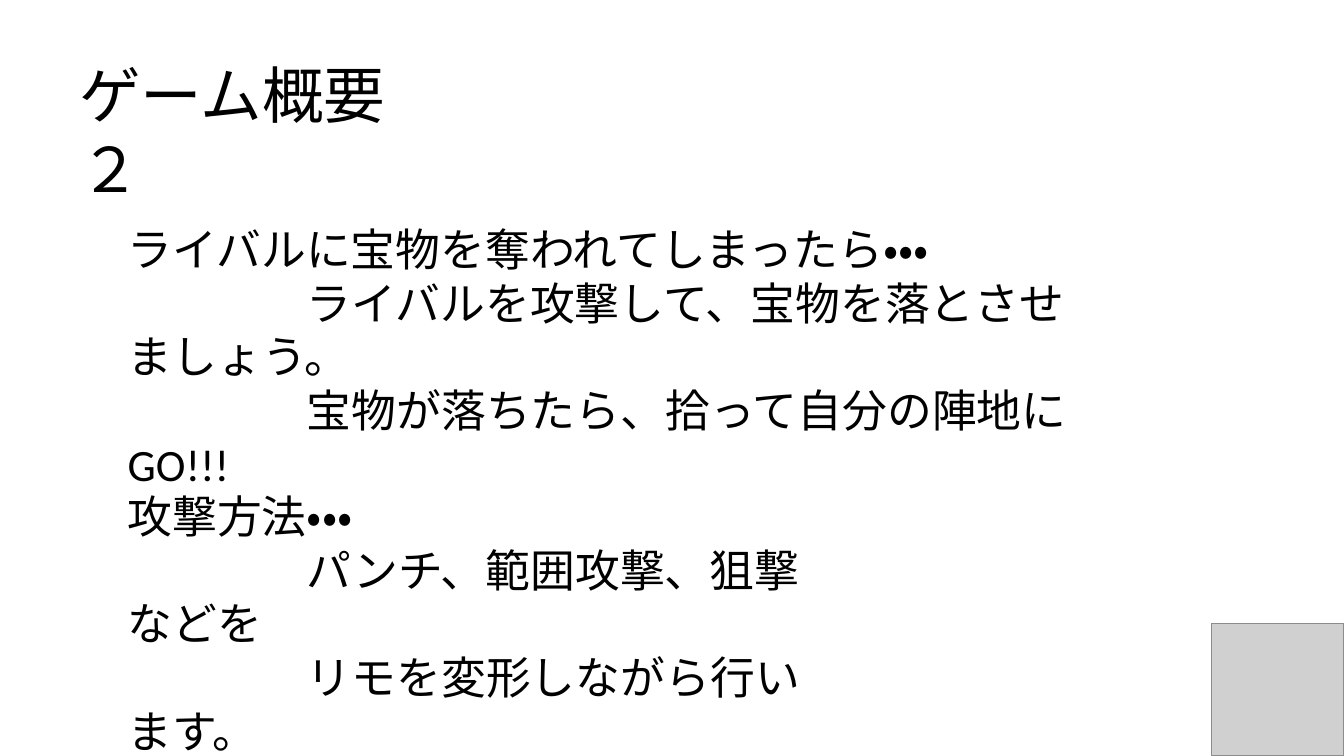
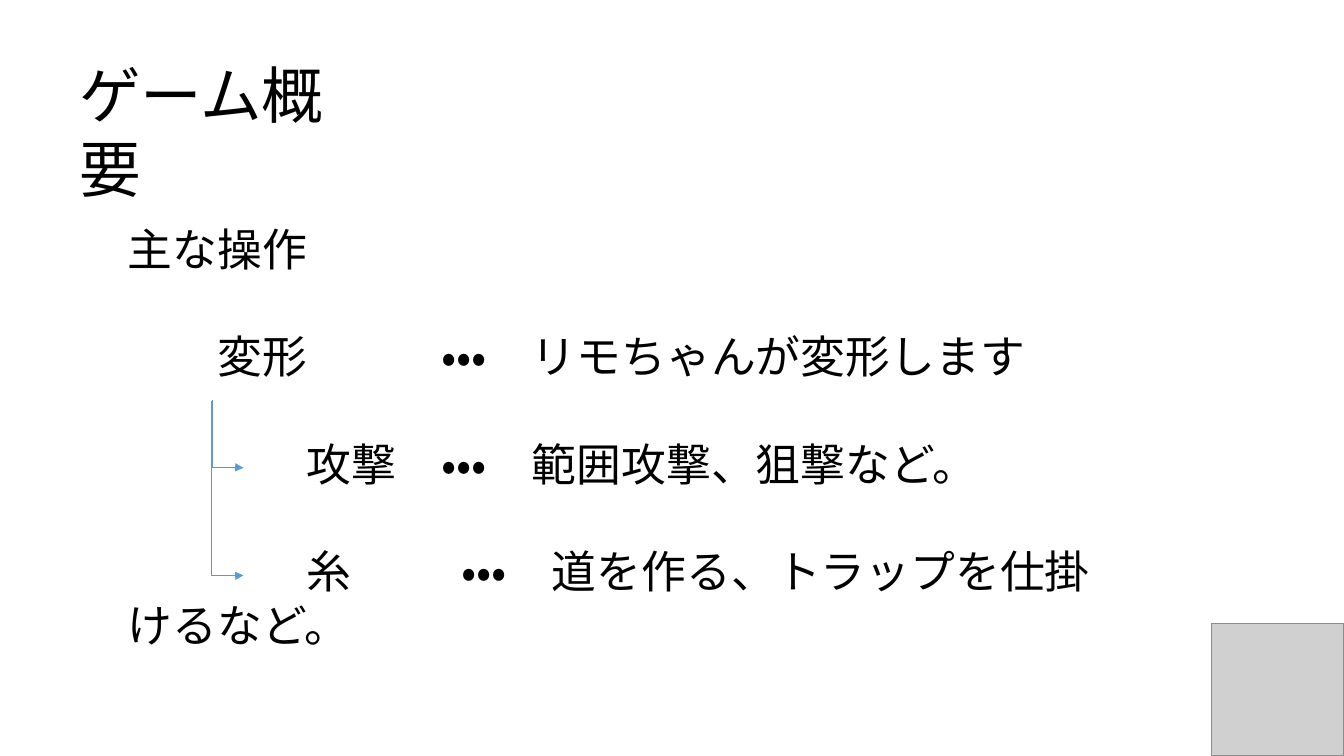
Before and after one commit to CaseStudyG18/master, a slide deck: slide 7 of G18_プレゼン用PWP.pptx (slide 5 before the commit). Drawn at 1344x756 pixels with LibreOffice and Linux fonts; fonts in the diff are those of the drawing; grey boxes stand for pictures. Boxes give left, top, right and bottom in pixels: in the first picture for what was removed or moved away, otherwise in the second. Text is boxed around its words. In the diff, an @@ line names an element or a change of style, - is before the commit and + after.

```diff
--- a/G18_プレゼン用PWP.pptx
+++ b/G18_プレゼン用PWP.pptx
@@ text at box(79, 66, 324, 197): text changed @@
-ゲーム概要２
+ゲーム概要
@@ text at box(128, 228, 1090, 592): text changed @@
-ライバルに宝物を奪われてしまったら・・・
-ライバルを攻撃して、宝物を落とさせましょう。
-宝物が落ちたら、拾って自分の陣地にGO!!!
+主な操作
+変形 ・・・ リモちゃんが変形します
+攻撃 ・・・ 範囲攻撃、狙撃など。
+糸 ・・・ 道を作る、トラップを仕掛けるなど。
@@ elbow arrow added from (211, 401) to (244, 576), #5B9BD5 0.5 pt @@
@@ elbow arrow added from (212, 400) to (244, 468), #5B9BD5 0.5 pt @@
@@ text removed at box(128, 495, 800, 751) @@
-攻撃方法・・・
-パンチ、範囲攻撃、狙撃などを
-リモを変形しながら行います。
```
Also in this commit, not shown: 1 other slide changed, 3 slides added, 1 slide removed, 1 other file.
